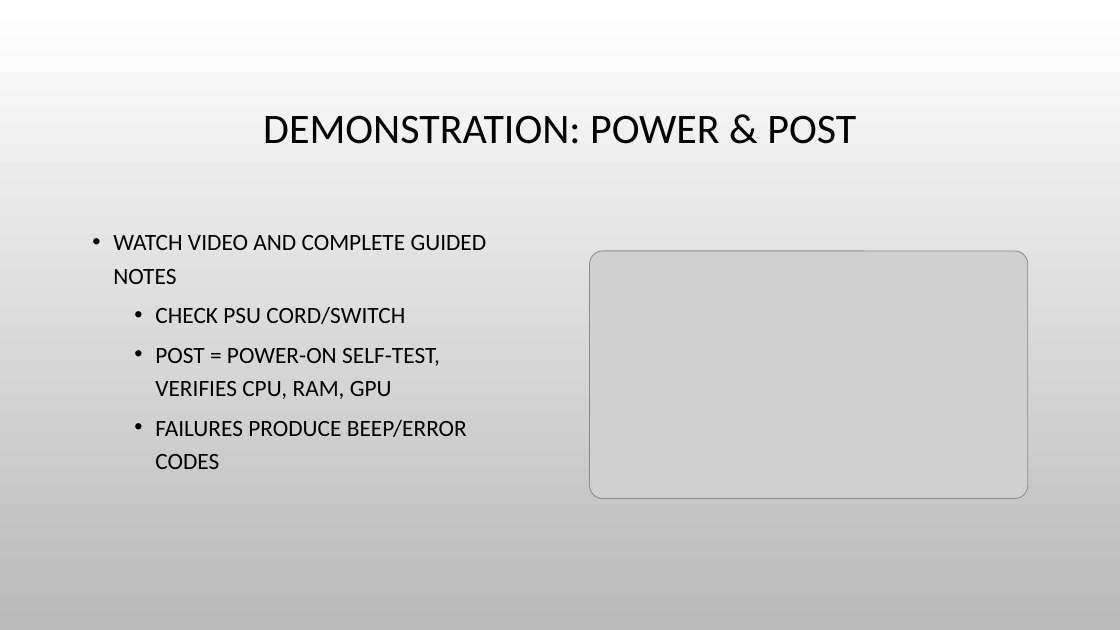
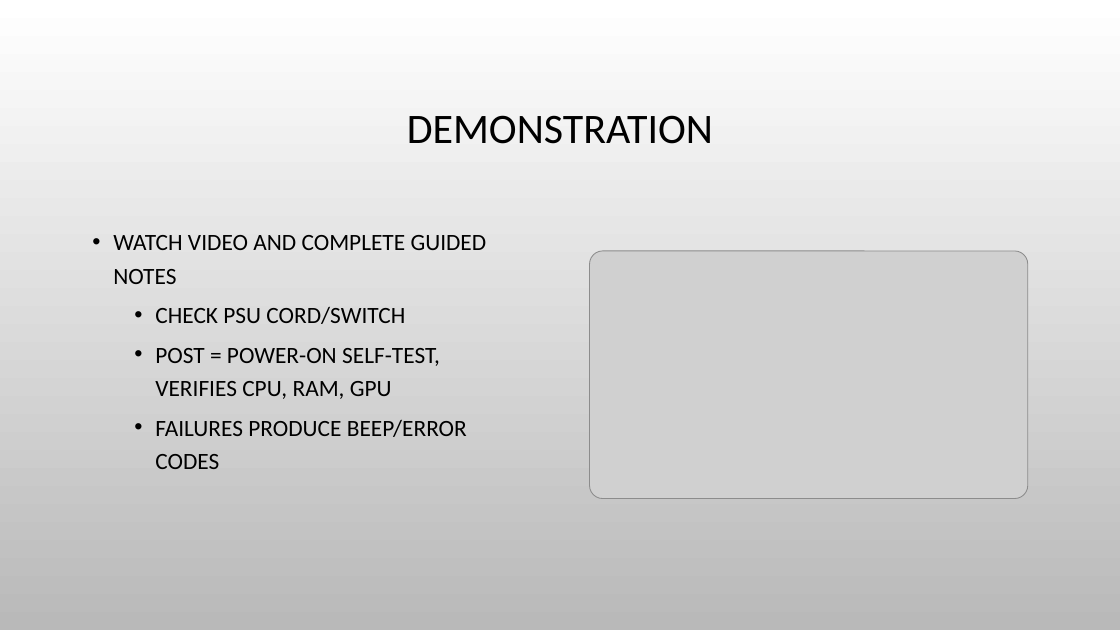
Before and after one commit to aspiece/CSGames, a slide deck: slide 4 of BootFailures.pptx. Drawn at 1120x630 pixels with LibreOffice and Linux fonts; fonts in the diff are those of the drawing; grey boxes stand for pictures; background and template pictures are left out. Boxes give left, top, right and bottom in pixels: in the first picture for what was removed or moved away, otherwise in the second. Text is boxed around its words. In the diff, an @@ line names an element or a change of style, - is before the commit and + after.

```diff
--- a/BootFailures.pptx
+++ b/BootFailures.pptx
@@ title at <box>407,115,713,144</box>: text changed @@
-DEMONSTRATION: POWER & POST
+DEMONSTRATION
```
Also in this commit, not shown: 3 other slides changed, 1 slide removed.
